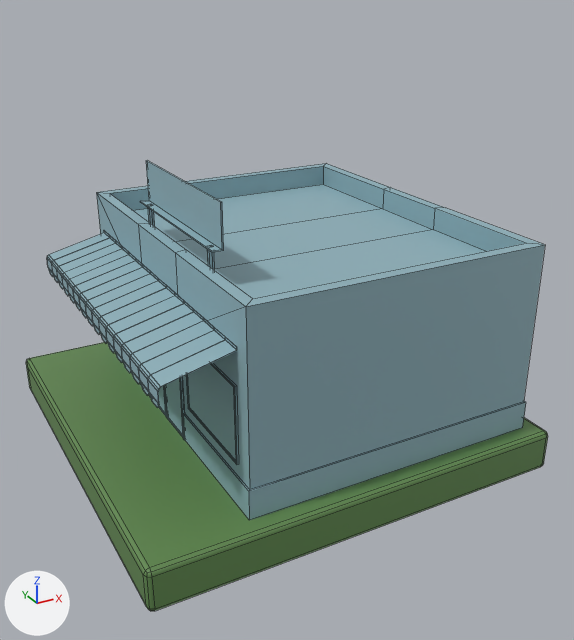
Before and after pictures for a commit that changed the FBX model Assets/Prefabs/ConstructionScene/Import/Producer_tile.fbx.
Camera for both pictures: a 50 mm lens placed at (-0.821, -1.614, 0.994), pointed at (0.02, -0.083, 0.228). The axes (+X, +Y, +Z) are drawn at lower left. The lights are the same throughout. The picture after the commit comes second. Mesh edges are drawn as thin lines. Where no turn or scale is listed for an object, it has been applied to the vertices.

Objects in the first picture: 'Producer_tile'.
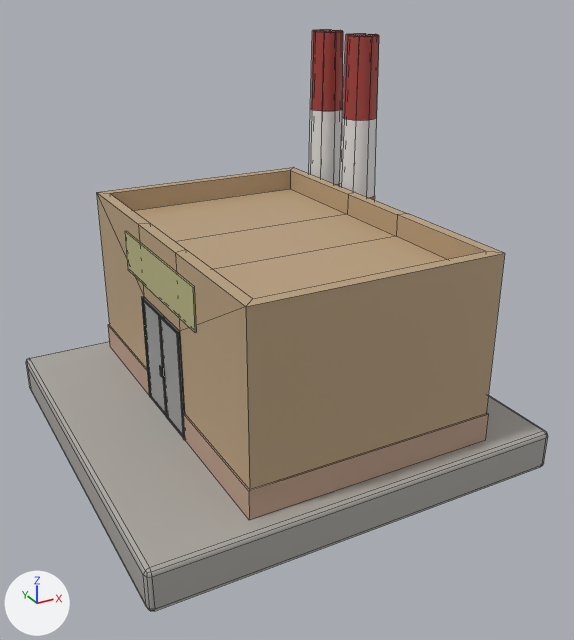
Where the newer file only moved an object's origin or applied its transform, the numbers keep the older frame.

Where the change shows, as pixel boxes [x1, y1, x2, y2] in the pictures (574 x 640 px; the box of a moved part takes in the faces that stretch with it):
'Producer_tile', recoloured, reshaped (29% taller)
    before: [26, 160, 548, 611]
    after: [26, 30, 548, 611]
part 1 of me_mesh, added (beige)
    after: [125, 231, 197, 332]
part 2 of me_mesh, added
    after: [340, 34, 379, 200]
part 3 of me_mesh, added
    after: [309, 30, 343, 186]
part 4 of me_mesh, deleted
    before: [47, 160, 238, 465]
part 5 of me_mesh, moved or reshaped
    before: [101, 163, 545, 489]
    after: [101, 168, 505, 489]
part 6 of me_mesh, recoloured (greyish cyan to grey)
    before: [158, 378, 183, 435]
    after: [144, 302, 183, 435]
part 7 of me_mesh, recoloured
    before: [149, 377, 185, 440]
    after: [141, 296, 185, 440]
part 8 of me_mesh, recoloured
    before: [114, 351, 526, 520]
    after: [108, 324, 489, 520]
part 9 of me_mesh, recoloured (green to grey)
    both: [26, 342, 548, 611]

The change, as a list of edits to the scene's bpy script:
```text
Change mat_producer:
    mat_producer.base_color: (0.275, 0.443, 0.5) -> (0.506, 0.364, 0.218)  # greyish cyan #8fb2bc -> beige #bda381
Add mat_billbord:
    mat_billbord = principled_material('Billbord')
    mat_billbord.base_color = (0.5, 0.491, 0.239)  # beige #bcba86
Add mat_rama:
    mat_rama = principled_material('Rama')
    mat_rama.base_color = (0.129, 0.129, 0.129)  # dark grey #656565
Add mat_vorota:
    mat_vorota = principled_material('Vorota')
    mat_vorota.base_color = (0.338, 0.338, 0.338)  # grey #9d9d9d
Add mat_bordur:
    mat_bordur = principled_material('Bordur')
    mat_bordur.base_color = (0.416, 0.399, 0.368)  # grey #ada9a3
Add mat_truba_1:
    mat_truba_1 = principled_material('Truba_1')
    mat_truba_1.base_color = (0.768, 0.768, 0.768)  # light grey #e3e3e3
Add mat_briks:
    mat_briks = principled_material('Briks')
    mat_briks.base_color = (0.5, 0.334, 0.245)  # beige #bc9c88
Add mat_truba_2:
    mat_truba_2 = principled_material('Truba_2')
    mat_truba_2.base_color = (0.383, 0.0526, 0.0444)  # red #a6413b
Add mat_hole:
    mat_hole = principled_material('Hole')
    mat_hole.base_color = (0.0, 0.0, 0.0)  # black #000000
Change me_mesh:
    used by ob_producer_tile; location = (0.0, 0.0, 0.0)
    remove me_mesh.from_pydata(...)  # 530 vertices, 507 faces; spans x -0.5..0.5, y -0.5..0.5, z -0.1..0.577
    add me_mesh.from_pydata(...)  # 354 vertices, 339 faces; spans x -0.5..0.5, y -0.5..0.5, z -0.1..0.843
    me_mesh part 1: a new loose piece, a box spanning x -0.2683..-0.2642, y -0.2149..0.2149, z 0.3117..0.4117, in mat_billbord (beige #bcba86)
    me_mesh part 2: a new loose piece of 82 vertices spanning x 0.343..0.456, y 0.145..0.259, z 0.0..0.843
    me_mesh part 3: a new loose piece of 82 vertices spanning x 0.343..0.456, y 0.316..0.43, z 0.0..0.843
    me_mesh part 4: 6 loose pieces with 348 vertices, spanning x -0.422..-0.197, y -0.411..0.411, z 0.098..0.577, are deleted
    me_mesh part 5
    24 vertices in x 0.423..0.455, y -0.454..0.454, z 0.0..0.455 move by (-0.114, 0.0, 0.0)
    me_mesh part 6: 2 faces spanning x -0.267, y -0.109..0.109, z 0.004..0.266 switch from mat_producer (greyish cyan #8fb2bc) to mat_vorota (grey #9d9d9d)
    me_mesh part 7: 58 faces spanning x -0.274..-0.264, y -0.117..0.117, z 0.0..0.274 switch from mat_producer (greyish cyan #8fb2bc) to mat_rama (dark grey #656565)
    me_mesh part 8: 14 faces spanning x -0.268..0.341, y -0.454..0.454, z 0.0..0.069 switch from mat_producer (greyish cyan #8fb2bc) to mat_briks (beige #bc9c88)
    me_mesh part 9: 54 faces spanning x -0.5..0.5, y -0.5..0.5, z -0.1..0.0 switch from mat_base (green #628a50) to mat_bordur (grey #ada9a3)
    add me_mesh.materials.append(mat_truba_1)  # light grey #e3e3e3
    add me_mesh.materials.append(mat_hole)  # black #000000
    add me_mesh.materials.append(mat_truba_2)  # red #a6413b
    add me_mesh.materials.append(mat_billbord)  # beige #bcba86
```
